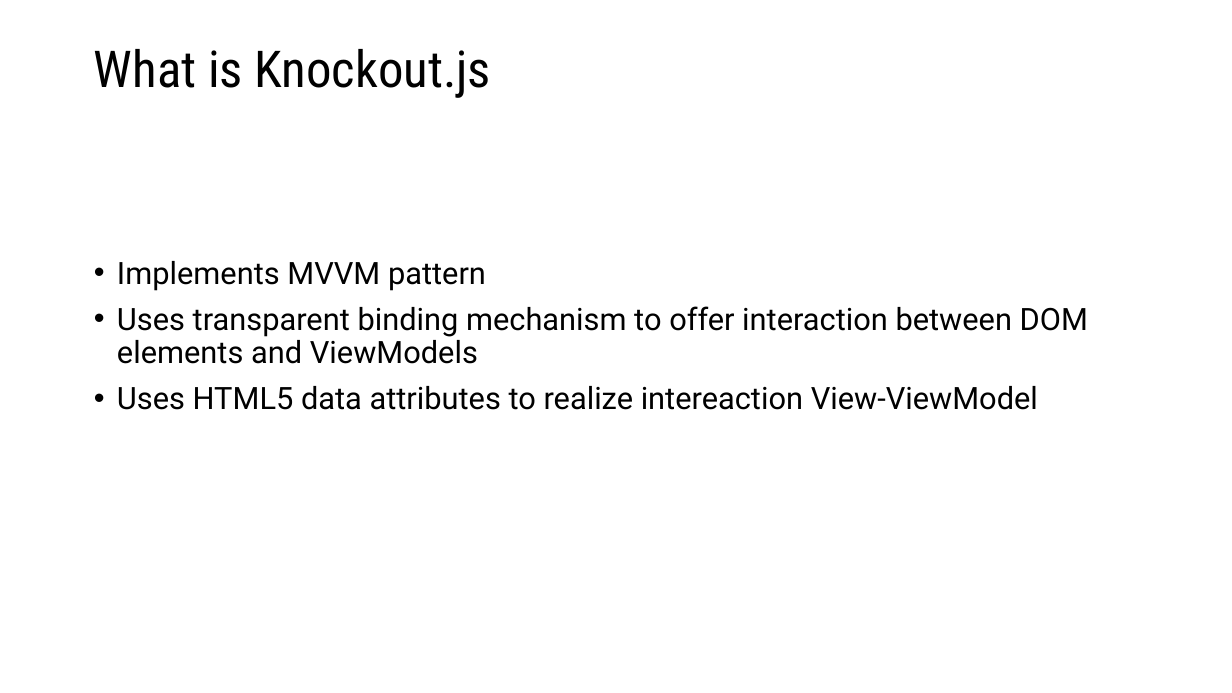
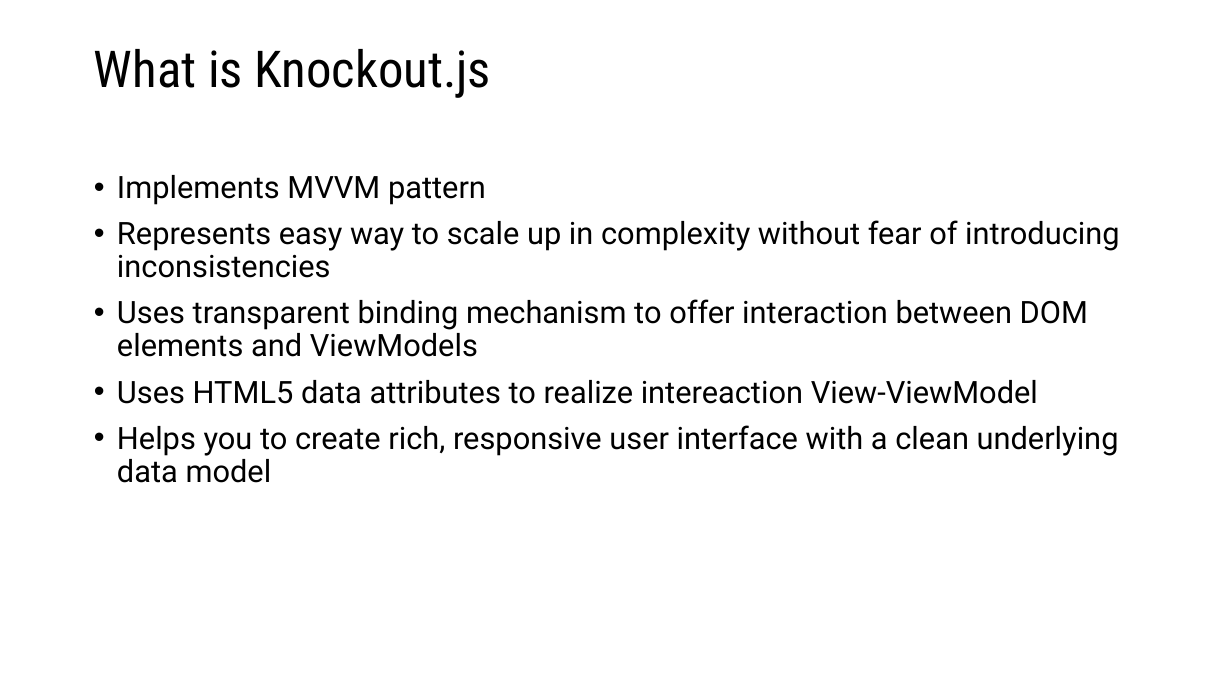
Before and after one commit to vba/presentations, a slide deck: slide 7 of knockout.js/knockout.js.pptx (slide 6 before the commit). Drawn at 1232x693 pixels with LibreOffice and Linux fonts; fonts in the diff are those of the drawing. Boxes give left, top, right and bottom in pixels: in the first picture for what was removed or moved away, otherwise in the second. Text is boxed around its words. In the diff, an @@ line names an element or a change of style, - is before the commit and + after.

```diff
--- a/knockout.js/knockout.js.pptx
+++ b/knockout.js/knockout.js.pptx
@@ text "Implements MVVM pattern": place and size @@
-text "Implements MVVM pattern" at bbox=[117, 261, 1088, 410]
+text "Implements MVVM pattern" at bbox=[117, 175, 1119, 483]
@@ text at bbox=[117, 220, 1119, 278]: paragraph added @@
+• Represents easy way to scale up in complexity without fear of introducing inconsistencies
@@ text at bbox=[117, 425, 1119, 483]: paragraph added @@
+• Helps you to create rich, responsive user interface with a clean underlying data model
```
Also in this commit, not shown: 2 other slides changed, 4 slides added.
